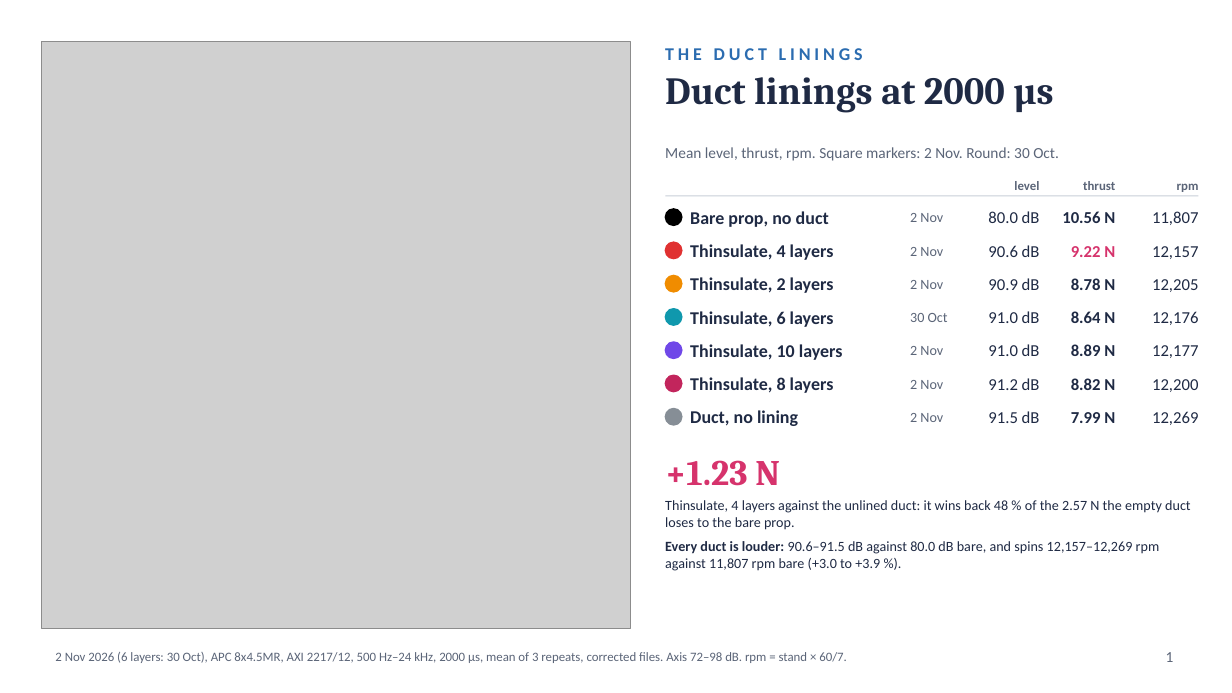
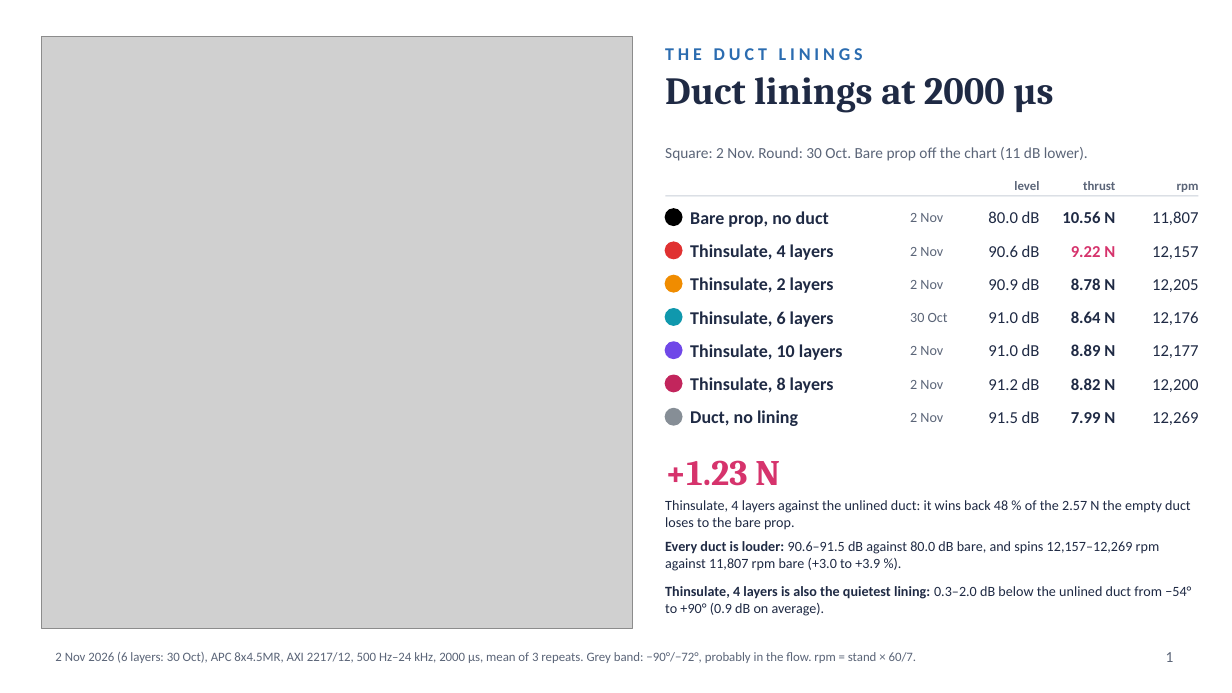
Before and after one commit to asdfgh0318/SoundVisualizer, a slide deck: slide 1 of docs/analysis/chamber-final-2026-10-01/slides/2026-11-03 duct linings thrust rpm.pptx. Drawn at 1232x693 pixels with LibreOffice and Linux fonts; fonts in the diff are those of the drawing; grey boxes stand for pictures. Boxes give left, top, right and bottom in pixels: in the first picture for what was removed or moved away, otherwise in the second. Text is boxed around its words. In the diff, an @@ line names an element or a change of style, - is before the commit and + after.

```diff
--- a/docs/analysis/chamber-final-2026-10-01/slides/2026-11-03 duct linings thrust rpm.pptx
+++ b/docs/analysis/chamber-final-2026-10-01/slides/2026-11-03 duct linings thrust rpm.pptx
@@ picture: place and size @@
-picture at <box>42,42,630,628</box>
+picture at <box>42,37,633,628</box>
@@ text at <box>665,147,1088,161</box>: text changed @@
-Mean level, thrust, rpm. Square markers: 2 Nov. Round: 30 Oct.
+Square: 2 Nov. Round: 30 Oct. Bare prop off the chart (11 dB lower).
@@ text added at <box>665,586,1191,616</box>, 11 pt, text #1F2A44 @@
+Thinsulate, 4 layers is also the quietest lining: 0.3–2.0 dB below the unlined duct from −54° to +90° (0.9 dB on average).
@@ text at <box>55,652,917,663</box>: text changed @@
-2 Nov 2026 (6 layers: 30 Oct), APC 8x4.5MR, AXI 2217/12, 500 Hz–24 kHz, 2000 µs, mean of 3 repeats, corrected files. Axis 72–98 dB. rpm = stand × 60/7.
+2 Nov 2026 (6 layers: 30 Oct), APC 8x4.5MR, AXI 2217/12, 500 Hz–24 kHz, 2000 µs, mean of 3 repeats. Grey band: −90°/−72°, probably in the flow. rpm = stand × 60/7.
```
Also in this commit, not shown: 4 other files.
